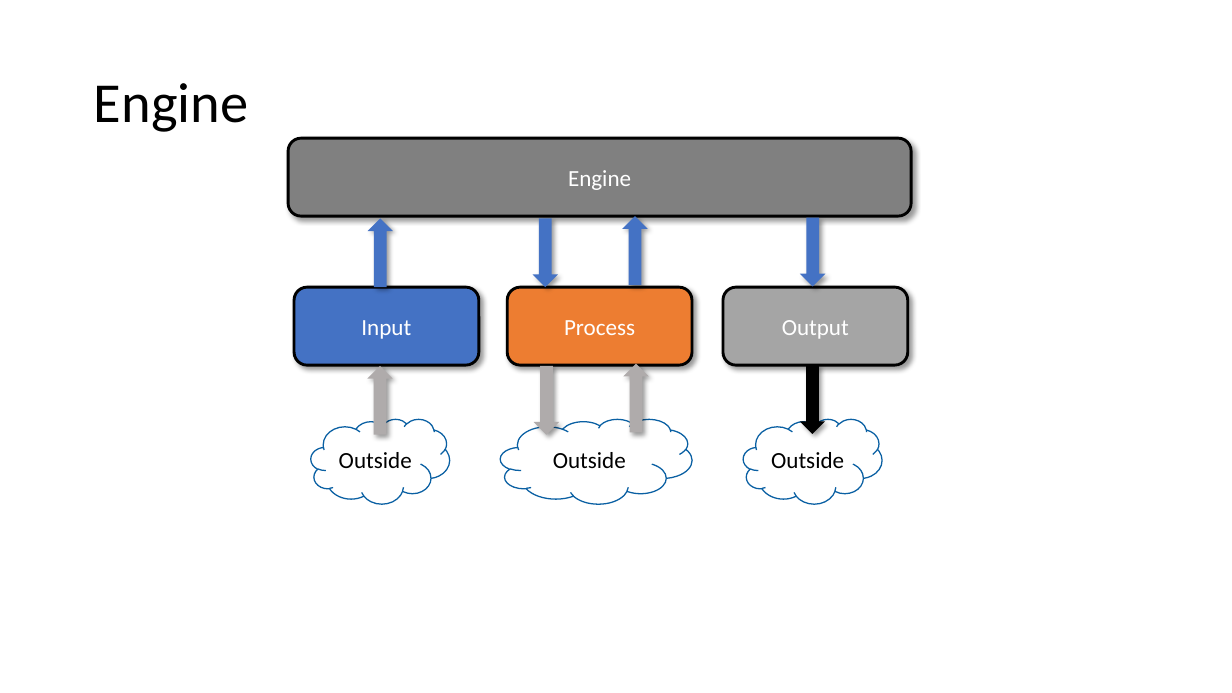
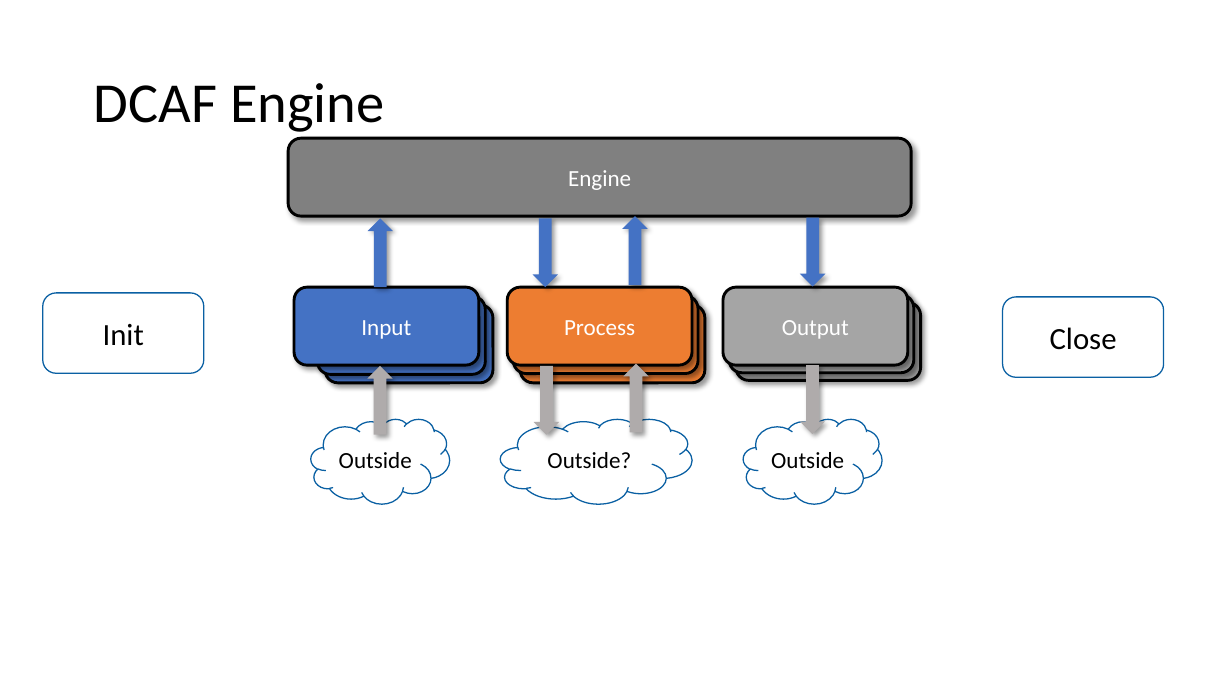
Before and after one commit to LabVIEW-DCAF/Documentation, a slide deck: slide 15 of Trunk/Getting Started Material/DCAF Training/1 Introduction to DCAF.pptx (slide 14 before the commit). Drawn at 1232x693 pixels with LibreOffice and Linux fonts; fonts in the diff are those of the drawing. Boxes give left, top, right and bottom in pixels: in the first picture for what was removed or moved away, otherwise in the second. Text is boxed around its words. In the diff, an @@ line names an element or a change of style, - is before the commit and + after.

Commit message:
First pass at ch3 DCAF Components
Did a first pass on arranging the content for the DCAF components session. Moved some things in and out of ch1 and 5

```diff
--- a/Trunk/Getting Started Material/DCAF Training/1 Introduction to DCAF.pptx
+++ b/Trunk/Getting Started Material/DCAF Training/1 Introduction to DCAF.pptx
@@ title at (94, 83, 384, 132): text changed @@
-Engine
+DCAF Engine
@@ rounded rectangle added at (43, 293, 203, 373), outline #0A60A3 1 pt, 24 pt, text #000000 @@
+Init
@@ rounded rectangle added at (317, 297, 485, 374), fill #4472C4, outline #000000 2.25 pt, 18 pt, text #FFFFFF @@
+Input
@@ rounded rectangle added at (514, 296, 699, 373), fill #ED7D31, outline #000000 2.25 pt, 18 pt, text #FFFFFF @@
+Process
@@ rounded rectangle added at (729, 295, 914, 372), fill #A5A5A5, outline #000000 2.25 pt, 18 pt, text #FFFFFF @@
+Output
@@ rounded rectangle added at (1003, 297, 1164, 377), outline #0A60A3 1 pt, 24 pt, text #000000 @@
+Close
@@ rounded rectangle added at (325, 305, 494, 383), fill #4472C4, outline #000000 2.25 pt, 18 pt, text #FFFFFF @@
+Input
@@ rounded rectangle added at (520, 305, 705, 383), fill #ED7D31, outline #000000 2.25 pt, 18 pt, text #FFFFFF @@
+Process
@@ rounded rectangle added at (736, 302, 921, 380), fill #A5A5A5, outline #000000 2.25 pt, 18 pt, text #FFFFFF @@
+Output
@@ up arrow at (799, 365, 825, 433): fill #000000 to #AFABAB @@
@@ text in cloud at (547, 452, 631, 468): text changed @@
-Outside
+Outside?
```
Also in this commit, not shown: 2 other slides changed, 2 slides added, 1 other file.
